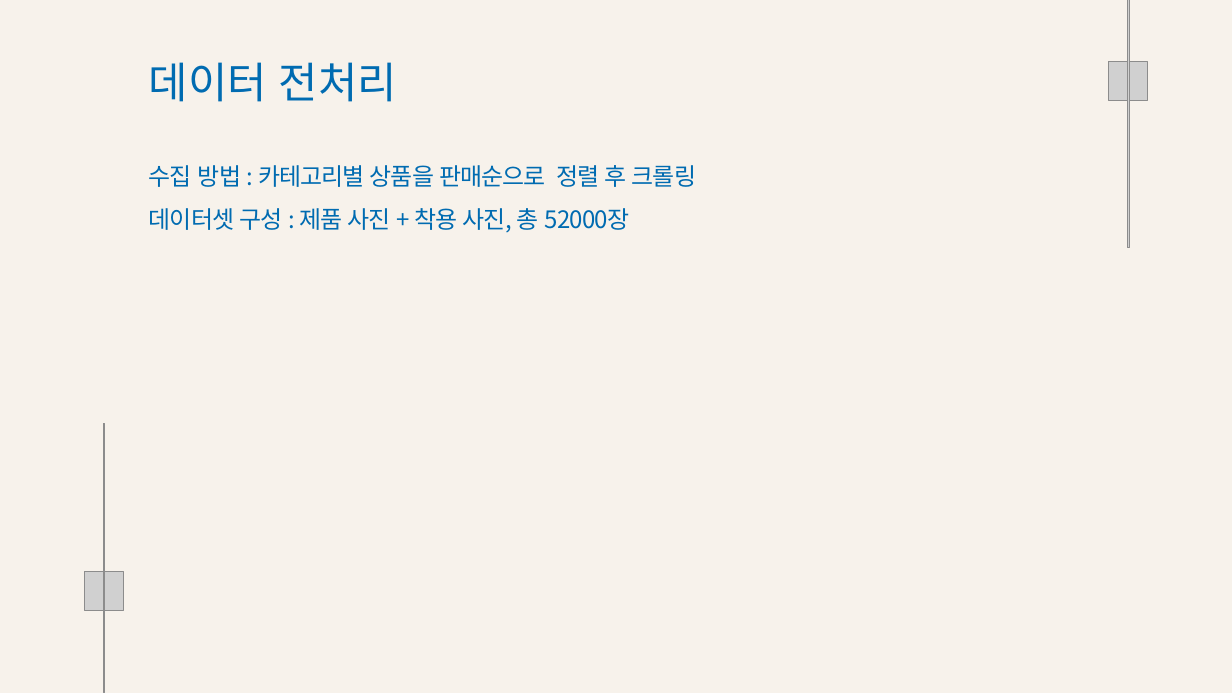
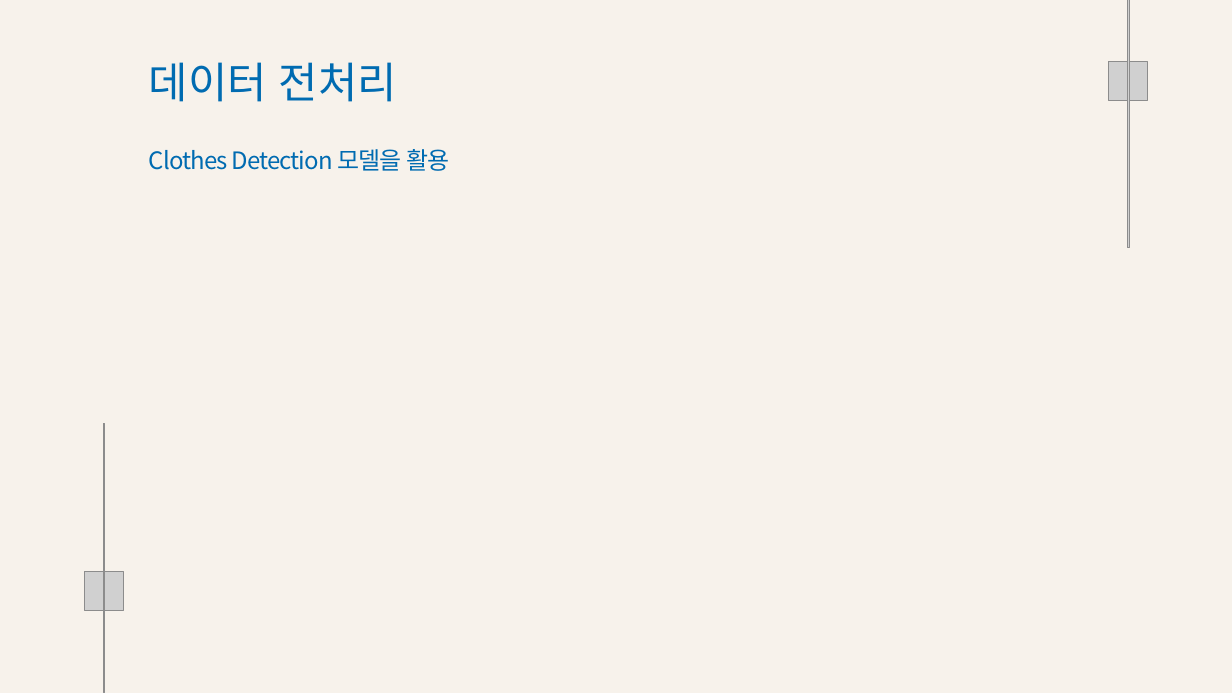
Before and after one commit to Playdata-G-DA35/DA35-final-team2-Item_Classification_RPA, a slide deck: slide 7 of documents/의류 카테고리 분류 모델 결과 보고서.pptx. Drawn at 1232x693 pixels with LibreOffice and Linux fonts; fonts in the diff are those of the drawing; grey boxes stand for pictures; background and template pictures are left out. Boxes give left, top, right and bottom in pixels: in the first picture for what was removed or moved away, otherwise in the second. Text is boxed around its words. In the diff, an @@ line names an element or a change of style, - is before the commit and + after.

```diff
--- a/documents/의류 카테고리 분류 모델 결과 보고서.pptx
+++ b/documents/의류 카테고리 분류 모델 결과 보고서.pptx
@@ text at [149, 149, 450, 171]: text changed @@
-수집 방법 : 카테고리별 상품을 판매순으로 정렬 후 크롤링
-데이터셋 구성 : 제품 사진 + 착용 사진, 총 52000장
+Clothes Detection 모델을 활용
@@ text "Clothes Detection 모델을 활용" at [149, 149, 450, 171]: vertical alignment middle to top @@
```
Also in this commit, not shown: 7 other slides changed, 2 slides added, 2 slides removed, 3 other files.
